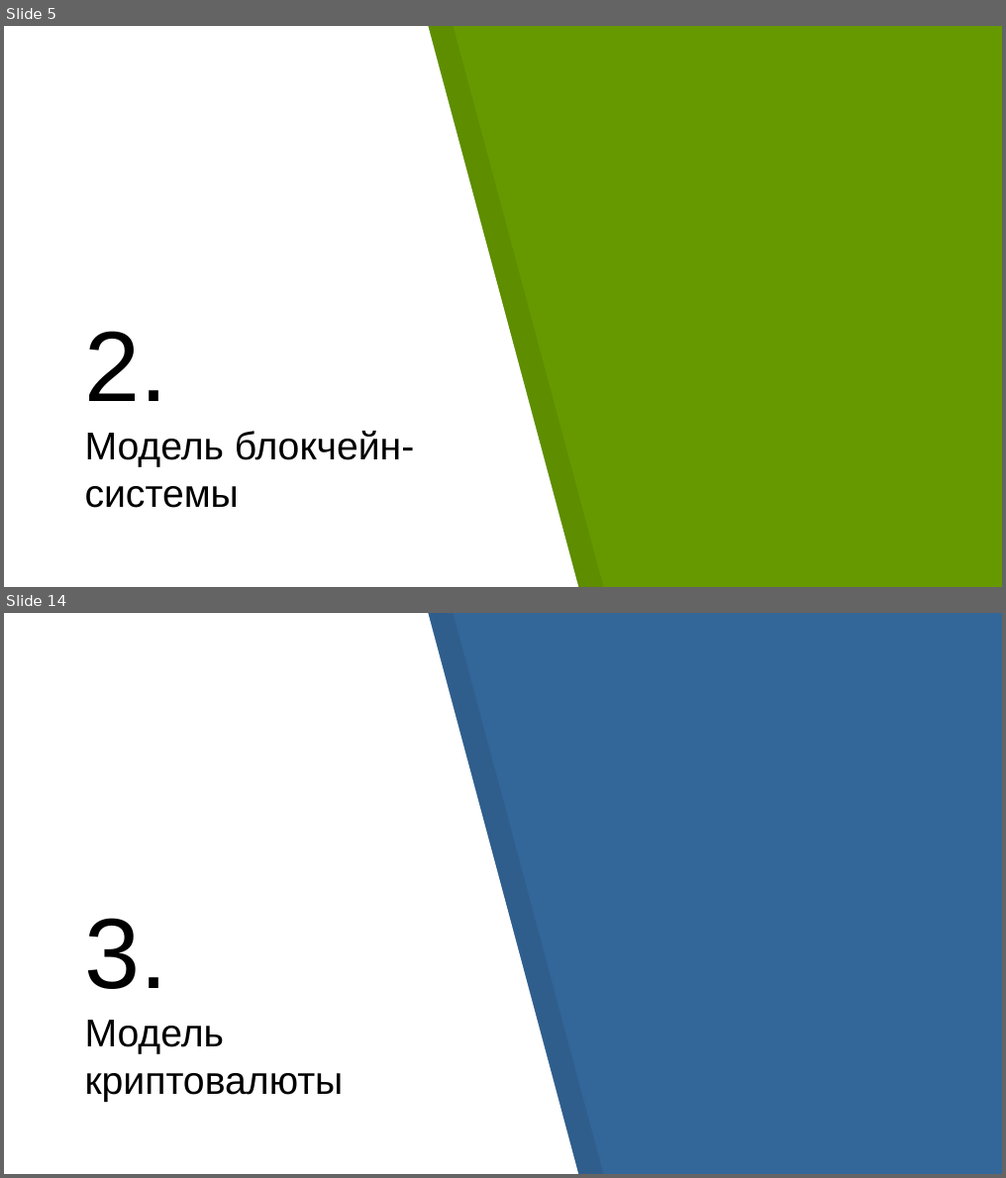
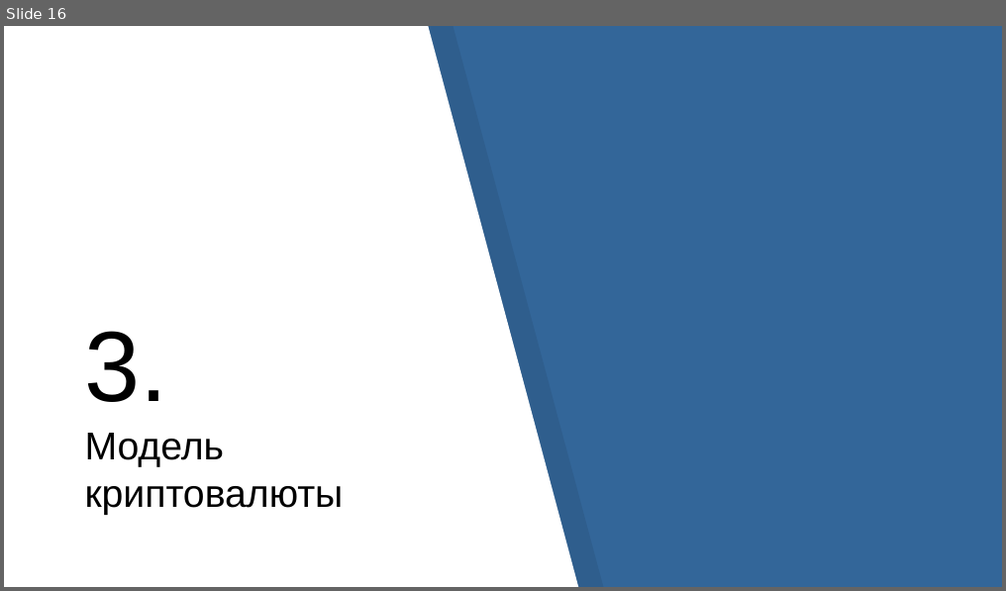
Before and after one commit to georgeee/itmo-master-thesis, a slide deck: presentation.odp. Shown one above the other, each under a label of ours: slides 5 and 14 before the commit, slide 16 after it; the slides between them are not shown. The pictures are 1006x1178 and 1006x591 pixels, drawn with LibreOffice and Linux fonts; fonts in the diff are those of the drawing. Boxes give left, top, right and bottom in pixels: in the first picture for what was removed or moved away, otherwise in the second. Text is boxed around its words. In the diff, an @@ line names an element or a change of style, - is before the commit and + after.

```diff
--- a/presentation.odp
+++ b/presentation.odp
@@ slide 5 removed at bbox=[4, 26, 1002, 587], background #669900; not listed: 2 template elements that a slide beside it also shows @@
@@ title removed at bbox=[85, 331, 414, 508] @@
-2.
-Модель блокчейн-системы
@@ what was slide 14 is now slide 16 @@
```
Also in this commit, not shown: 25 slides changed, 4 slides added, 1 other slide removed.
